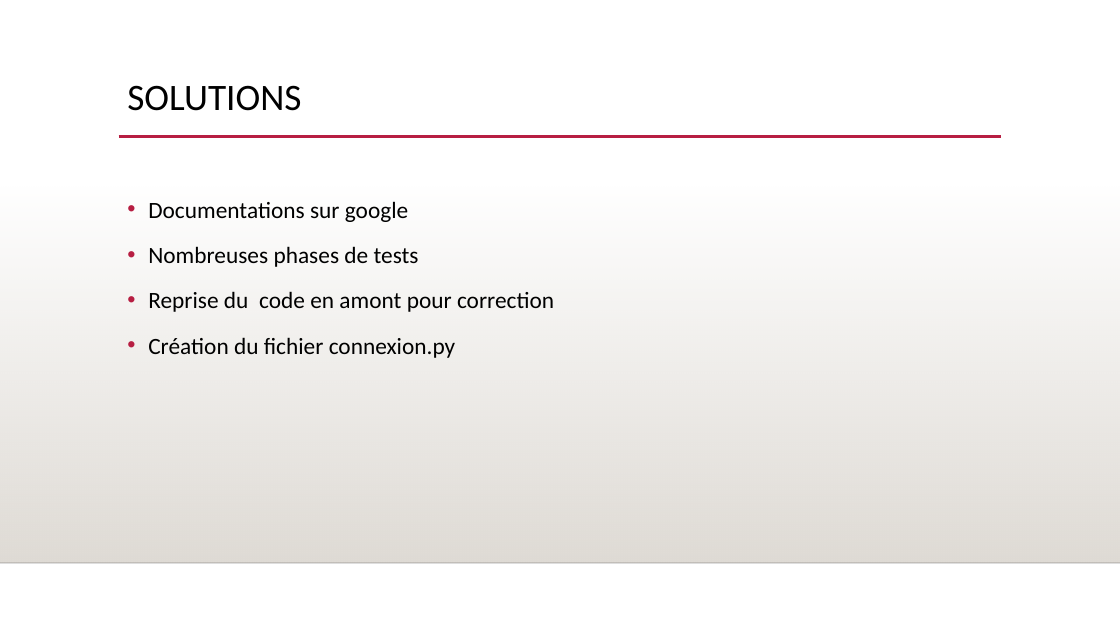
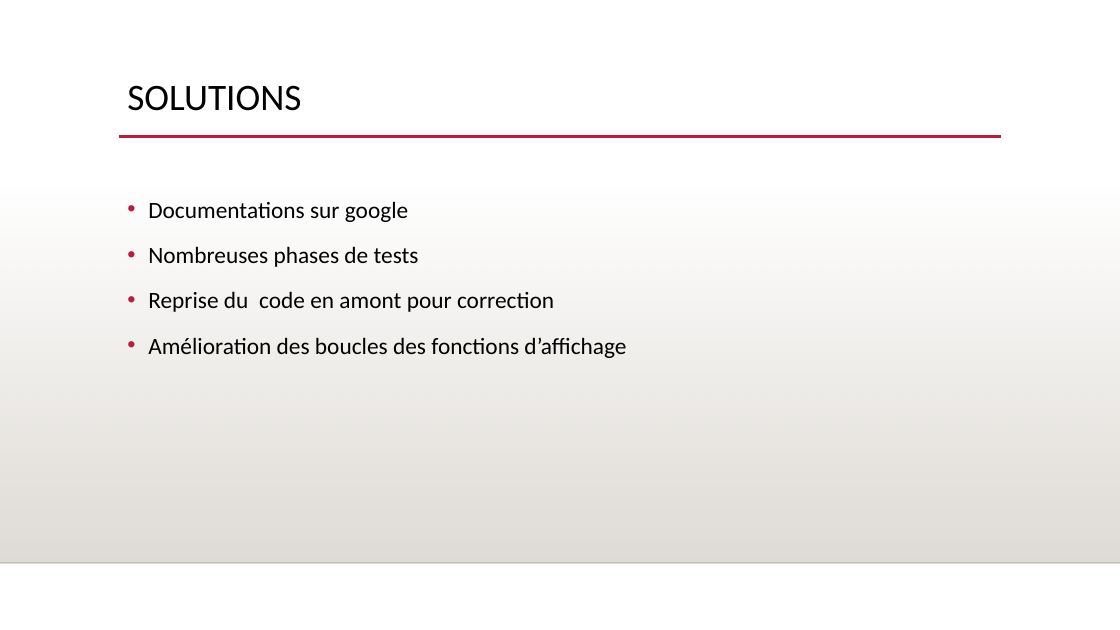
Before and after one commit to Goro-Majima/OpenFoodFacts, a slide deck: slide 16 of SLIDESHOW PROJECT 5.pptx. Drawn at 1120x630 pixels with LibreOffice and Linux fonts; fonts in the diff are those of the drawing; background and template pictures are left out. Boxes give left, top, right and bottom in pixels: in the first picture for what was removed or moved away, otherwise in the second. Text is boxed around its words. In the diff, an @@ line names an element or a change of style, - is before the commit and + after.

```diff
--- a/SLIDESHOW PROJECT 5.pptx
+++ b/SLIDESHOW PROJECT 5.pptx
@@ text at [148,337,626,358]: text changed @@
-• Création du fichier connexion.py
+• Amélioration des boucles des fonctions d’affichage
```
Also in this commit, not shown: 1 other slide changed.
